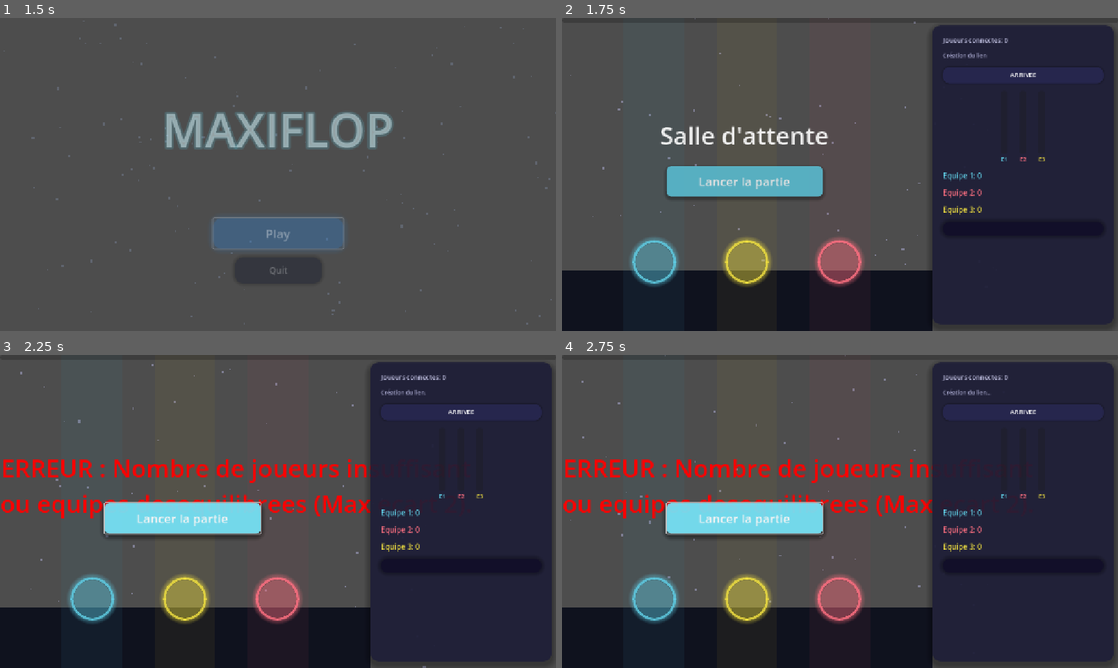
Above: before the commit, frames 1-4 (two rows, left to right).
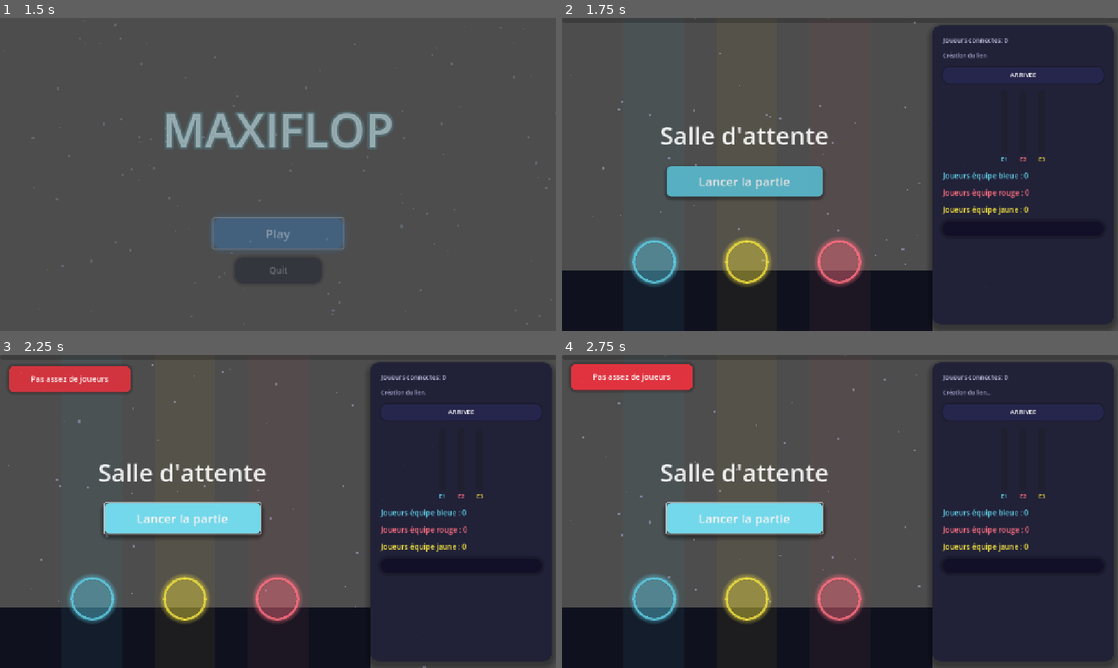
Above: after the commit, the same moments.

Repository: Maxx-bl/maxiflop
Game: Godot game, scene res://scenes/MainMenu.tscn
The game is run twice, just before and just after one commit, with the same random seed, the same clock (stepped at 60 frames per second) and the same inputs.
Inputs:
- Up to frame 1 (1.5 s): tap Enter at 0.5 s; hold D 0.53-1.25 s; click "Play" at 1.25 s
- Up to frame 2 (1.75 s): no input
- Up to frame 3 (2.25 s): click "Lancer la partie" at 2 s
- Up to frame 4 (2.75 s): no input

Frame 1 is identical in both runs. In frame 2, 0.6% of the frame differs, in the area x 68-84%, y 49-63%; in frame 3, 5.6%; in frame 4, 5.7%, in the area x 0-84%, y 2-63%.

Commit message:
fix multi

Diff:
--- a/maxiflop-src/scenes/GameScreen.tscn
+++ b/maxiflop-src/scenes/GameScreen.tscn
@@ -81,6 +81,19 @@
 shadow_color = Color(0, 0, 0, 0.3)
 shadow_size = 8
 shadow_offset = Vector2(0, 4)
+
+[sub_resource type="StyleBoxFlat" id="StyleBoxFlat_error_toast"]
+content_margin_left = 20.0
+content_margin_top = 10.0
+content_margin_right = 20.0
+content_margin_bottom = 10.0
+bg_color = Color(0.95, 0.2, 0.25, 0.9)
+corner_radius_top_left = 12
+corner_radius_top_right = 12
+corner_radius_bottom_right = 12
+corner_radius_bottom_left = 12
+shadow_color = Color(0, 0, 0, 0.3)
+shadow_size = 8
 
 [sub_resource type="StyleBoxFlat" id="StyleBoxFlat_rightpanel"]
 content_margin_left = 24.0
@@ -270,6 +283,22 @@
 theme_override_styles/normal = SubResource("StyleBoxFlat_button_normal")
 text = "Lancer la partie"
 
+[node name="ErrorToast" type="PanelContainer" parent="HUD"]
+visible = false
+offset_left = 20.0
+offset_top = 20.0
+offset_right = 300.0
+offset_bottom = 80.0
+theme_override_styles/panel = SubResource("StyleBoxFlat_error_toast")
+
+[node name="Label" type="Label" parent="HUD/ErrorToast"]
+layout_mode = 2
+theme_override_colors/font_color = Color(1, 1, 1, 1)
+theme_override_font_sizes/font_size = 18
+text = "Pas assez de joueurs"
+horizontal_alignment = 1
+vertical_alignment = 1
+
 [node name="RightPanel" type="PanelContainer" parent="HUD"]
 offset_left = 852.0
 offset_top = 16.0
@@ -281,6 +310,13 @@
 layout_mode = 2
 theme_override_constants/separation = 16
 
+[node name="QRCodeTexture" type="TextureRect" parent="HUD/RightPanel/VBox"]
+custom_minimum_size = Vector2(180, 180)
+layout_mode = 2
+stretch_mode = 5
+
+[node name="QRHTTPRequest" type="HTTPRequest" parent="HUD/RightPanel/VBox"]
+
 [node name="LobbyCount" type="Label" parent="HUD/RightPanel/VBox"]
 layout_mode = 2
 theme_override_colors/font_color = Color(0.75, 0.75, 0.88, 1)
@@ -399,13 +435,6 @@
 fit_content = true
 autowrap_mode = 2
 
-[node name="QRCodeTexture" type="TextureRect" parent="HUD/RightPanel/VBox"]
-custom_minimum_size = Vector2(180, 180)
-layout_mode = 2
-stretch_mode = 5
-
-[node name="QRHTTPRequest" type="HTTPRequest" parent="HUD/RightPanel/VBox"]
-
 [node name="ResultPanel" type="PanelContainer" parent="HUD"]
 visible = false
 offset_right = 852.0
@@ -436,6 +465,14 @@
 text = "Equipe bleue remporte la partie !"
 horizontal_alignment = 1
 
+[node name="ResultTop5Label" type="RichTextLabel" parent="HUD/ResultPanel/VBox"]
+layout_mode = 2
+theme_override_font_sizes/normal_font_size = 18
+bbcode_enabled = true
+text = "[center][b]LEADERBOARD[/b][/center]"
+fit_content = true
+autowrap_mode = 2
+
 [node name="ButtonsHBox" type="HBoxContainer" parent="HUD/ResultPanel/VBox"]
 layout_mode = 2
 theme_override_constants/separation = 32
--- a/maxiflop-src/scripts/GameScreen.gd
+++ b/maxiflop-src/scripts/GameScreen.gd
@@ -5,7 +5,7 @@
 @onready var music_player: AudioStreamPlayer = $MusicPlayer
 @onready var sons_tuiles: AudioStreamPlayer = $SonsTuiles
 
-@onready var score_label: Label = $HUD/ScoreLabel
+
 @onready var combo_label: Label = $HUD/ComboLabel
 @onready var multiplier_label: Label = $HUD/MultiplierLabel
 @onready var progress_bar: ProgressBar = $HUD/ProgressBar
@@ -22,10 +22,12 @@
 @onready var team_b_progress: ProgressBar = $HUD/RightPanel/VBox/RacePanel/TeamBTrack/TeamBProgress
 @onready var team_c_progress: ProgressBar = $HUD/RightPanel/VBox/RacePanel/TeamCTrack/TeamCProgress
 @onready var top5_label: RichTextLabel = $HUD/RightPanel/VBox/LeaderboardPanel/LeaderboardVBox/Top5Label
+@onready var error_toast: PanelContainer = $HUD/ErrorToast
 @onready var qr_texture: TextureRect = $HUD/RightPanel/VBox/QRCodeTexture
 @onready var qr_http: HTTPRequest = $HUD/RightPanel/VBox/QRHTTPRequest
 @onready var result_team_scores_label: Label = $HUD/ResultPanel/VBox/TeamScoresLabel
 @onready var result_winner_label: Label = $HUD/ResultPanel/VBox/WinnerLabel
+@onready var result_top5_label: RichTextLabel = $HUD/ResultPanel/VBox/ResultTop5Label
 
 @export var song_duration: float = 30.0
 @export var join_url_override: String = ""
@@ -53,7 +55,7 @@
 ]
 
 func _ready() -> void:
-	GameManager.score_changed.connect(_on_score_changed)
+
 	GameManager.combo_changed.connect(_on_combo_changed)
 	GameManager.game_over.connect(_on_game_over)
 	MultiplayerBridge.connected_to_server.connect(_on_host_connected)
@@ -93,6 +95,7 @@
 	count_down.visible = true
 	count_down.text = "5"
 	MultiplayerBridge.send_game_phase("countdown")
+	_refresh_right_panel()
 
 func _process(delta: float) -> void:
 	if not join_url_ready and is_waiting_start:
@@ -143,8 +146,6 @@
 
 #Signaux
 
-func _on_score_changed(new_score: int) -> void:
-	score_label.text = str(new_score).lpad(7, "0")
 
 func _on_combo_changed(new_combo: int) -> void:
 	if new_combo > 1:
@@ -193,7 +194,7 @@
 	var score_a := int(team_scores.get("Equipe1", 0))
 	var score_b := int(team_scores.get("Equipe2", 0))
 	var score_c := int(team_scores.get("Equipe3", 0))
-	result_team_scores_label.text = "Equipe 1: %d  |  Equipe 2: %d  |  Equipe 3: %d" % [score_a, score_b, score_c]
+	result_team_scores_label.text = "Equipe bleue : %d  |  Equipe rouge : %d  |  Equipe jaune : %d" % [score_a, score_b, score_c]
 
 	# Couleur équipe bleue = cyan, rouge = rose, jaune = jaune
 	var color_a := Color("#5fcde4")
@@ -202,17 +203,27 @@
 	var max_score = max(score_a, max(score_b, score_c))
 
 	if score_a == max_score and score_b < max_score and score_c < max_score:
-		result_winner_label.text = "Equipe 1 remporte la partie !"
+		result_winner_label.text = "L'équipe bleue remporte la partie !"
 		result_winner_label.add_theme_color_override("font_color", color_a)
 	elif score_b == max_score and score_a < max_score and score_c < max_score:
-		result_winner_label.text = "Equipe 2 remporte la partie !"
+		result_winner_label.text = "L'équipe rouge remporte la partie !"
 		result_winner_label.add_theme_color_override("font_color", color_b)
 	elif score_c == max_score and score_a < max_score and score_b < max_score:
-		result_winner_label.text = "Equipe 3 remporte la partie !"
+		result_winner_label.text = "L'équipe jaune remporte la partie !"
 		result_winner_label.add_theme_color_override("font_color", color_c)
 	else:
-		result_winner_label.text = "Egalite !"
+		result_winner_label.text = "Egalité !"
 		result_winner_label.add_theme_color_override("font_color", Color.WHITE)
+
+	var ranked := _get_sorted_players()
+	var lines := ["[center][b]TOP 5 JOUEURS[/b][/center]"]
+	var max_lines := mini(5, ranked.size())
+	for i in max_lines:
+		var p: Dictionary = ranked[i]
+		var team := str(p.get("team", "Equipe1"))
+		var color := "#5fcde4" if team == "Equipe1" else ("#ff7081" if team == "Equipe2" else "#f0e040")
+		lines.append("[center]%d. [color=%s]%s[/color] - %d[/center]" % [i + 1, color, str(p.get("name", "Player")), int(p.get("score", 0))])
+	result_top5_label.text = "\n".join(lines)
 
 func _on_restart_pressed() -> void:
 	_on_start_match_pressed()
@@ -374,9 +385,25 @@
 			team_scores[t] += int(p.get("score", 0))
 
 func _refresh_right_panel() -> void:
-	team_a_score_label.text = "Equipe 1: %d" % int(team_scores.get("Equipe1", 0))
-	team_b_score_label.text = "Equipe 2: %d" % int(team_scores.get("Equipe2", 0))
-	team_c_score_label.text = "Equipe 3: %d" % int(team_scores.get("Equipe3", 0))
+	var in_lobby: bool = is_waiting_start and not is_game_over
+
+	if not in_lobby:
+		team_a_score_label.text = "Equipe bleue: %d" % int(team_scores.get("Equipe1", 0))
+		team_b_score_label.text = "Equipe rouge: %d" % int(team_scores.get("Equipe2", 0))
+		team_c_score_label.text = "Equipe jaune: %d" % int(team_scores.get("Equipe3", 0))
+	else:
+		var count_a = 0
+		var count_b = 0
+		var count_c = 0
+		for p_id in players:
+			var t: String = str(players[p_id].get("team", ""))
+			if t == "Equipe1": count_a += 1
+			elif t == "Equipe2": count_b += 1
+			elif t == "Equipe3": count_c += 1
+		team_a_score_label.text = "Joueurs équipe bleue : %d" % count_a
+		team_b_score_label.text = "Joueurs équipe rouge : %d" % count_b
+		team_c_score_label.text = "Joueurs équipe jaune : %d" % count_c
+
 	lobby_count_label.text = "Joueurs connectes: %d" % players.size()
 	var total := float(int(team_scores.get("Equipe1", 0)) + int(team_scores.get("Equipe2", 0)) + int(team_scores.get("Equipe3", 0)))
 	if total <= 0.0:
@@ -390,7 +417,7 @@
 
 	# En lobby : afficher QR code + lien, masquer classement
 	# En jeu ou Resultat : afficher classement
-	var in_lobby: bool = is_waiting_start and not is_game_over
+	# En lobby : afficher QR code + lien, masquer classement
 	qr_texture.visible = is_waiting_start and join_url_ready # visible in lobby & result
 	join_link_label.visible = is_waiting_start
 	top5_label.visible = not in_lobby
@@ -470,9 +497,17 @@
 		return
 
 	if not _verifier_equilibrage():
-		warmup_label.text = "ERREUR : Nombre de joueurs insuffisant\nou equipes desequilibrees (Max ecart 2)."
-		warmup_label.add_theme_color_override("font_color", Color.RED)
-		warmup_label.visible = true
+		error_toast.visible = true
+		error_toast.modulate.a = 0.0
+		error_toast.position.y = -50
+		var err_tween = create_tween()
+		err_tween.set_parallel(true)
+		err_tween.tween_property(error_toast, "position:y", 20.0, 0.4).set_trans(Tween.TRANS_BACK).set_ease(Tween.EASE_OUT)
+		err_tween.tween_property(error_toast, "modulate:a", 1.0, 0.2)
+		var seq_tween = create_tween()
+		seq_tween.tween_interval(3.0)
+		seq_tween.tween_property(error_toast, "modulate:a", 0.0, 0.3)
+		seq_tween.chain().tween_callback(func(): error_toast.visible = false)
 		return
 
 	warmup_label.remove_theme_color_override("font_color")
--- a/maxiflop-src/scripts/HitZone.gd
+++ b/maxiflop-src/scripts/HitZone.gd
@@ -58,7 +58,7 @@
 	var result := GameManager.register_hit(timing_error, true)
 	closest_note.hit_animation(result)
 
-func _flash_button(btn: Node, col: int) -> void:
+func _flash_button(btn: Node, _col: int) -> void:
 	if btn == null:
 		return
 	btn.scale = Vector2(1.0, 1.0)
--- a/maxiflop-src/scripts/Note.gd
+++ b/maxiflop-src/scripts/Note.gd
@@ -56,7 +56,7 @@
 func get_note_color() -> int:
 	return color
 
-func hit_animation(result: String) -> void:
+func hit_animation(_result: String) -> void:
 	has_been_hit = true
 	burst.emitting = true
 
Not shown: 1 places in maxiflop-src/scenes/GameScreen.tscn that only renumber resources
Not shown, added: maxiflop-src/server_log.txt
Not shown, changed: maxiflop-server/server.js
